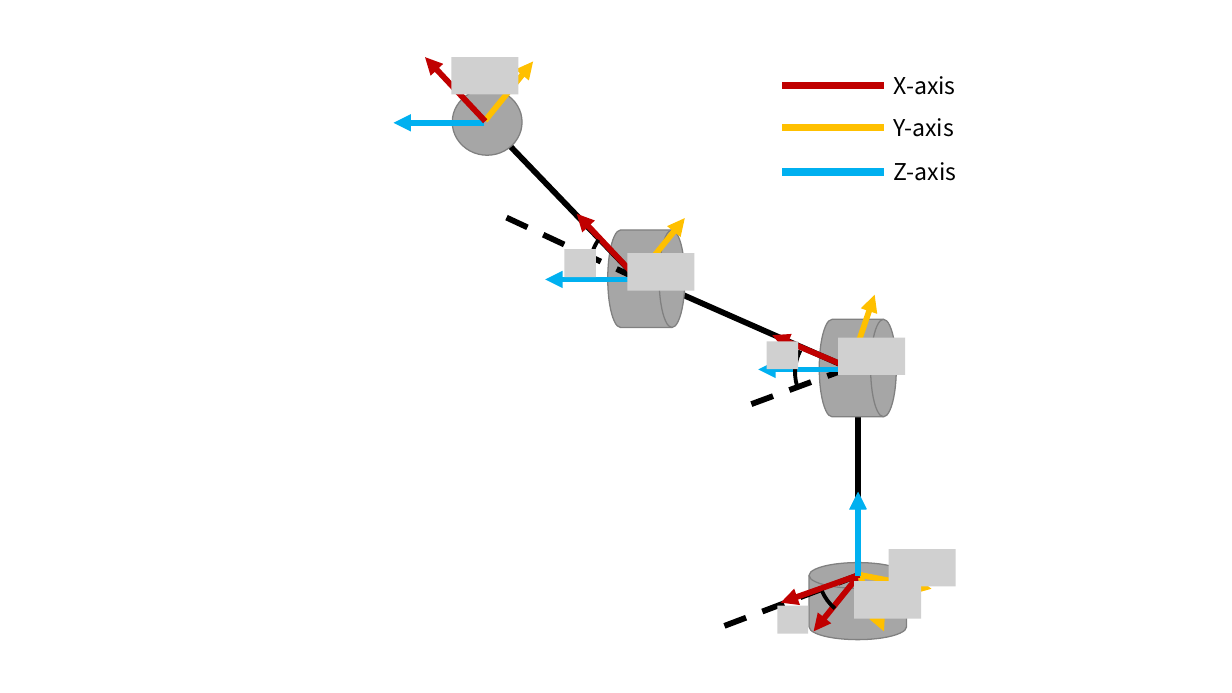
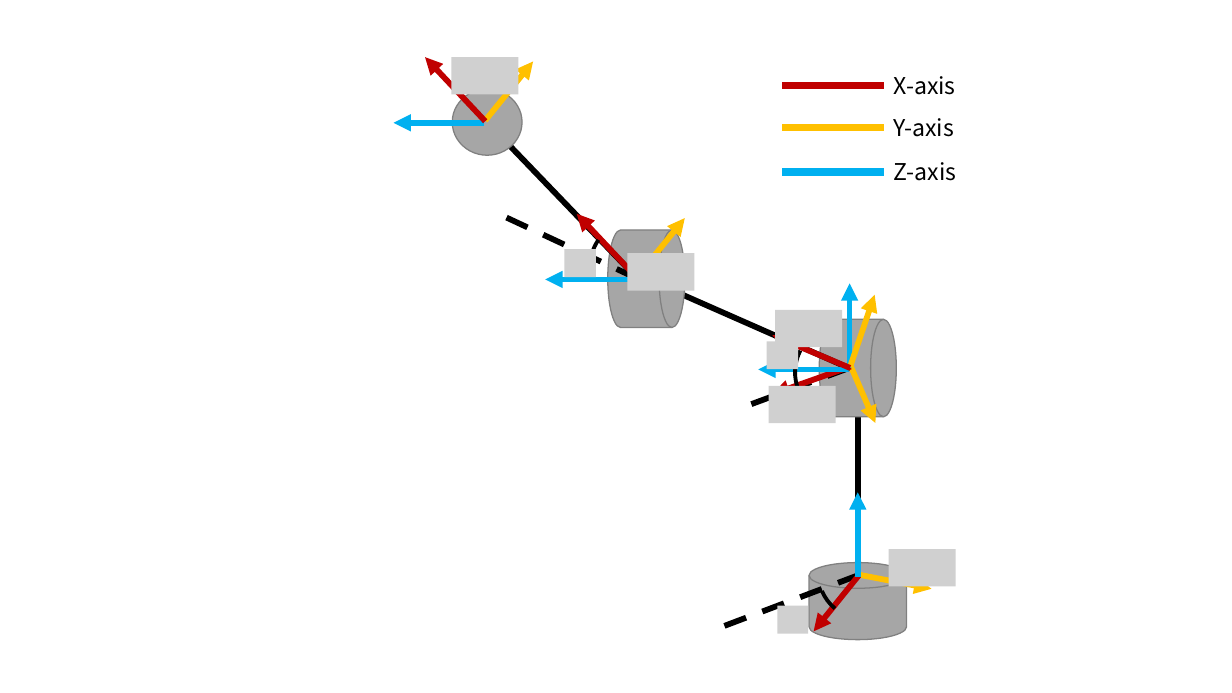
Before and after one commit to DGIRobo/DGIST-MECH401-RobotDynamics, a slide deck: slide 6 of Part2_ForwardKinematics/Manipulator Coordinate Setting.pptx. Drawn at 1232x693 pixels with LibreOffice and Linux fonts; fonts in the diff are those of the drawing; grey boxes stand for pictures. Boxes give left, top, right and bottom in pixels: in the first picture for what was removed or moved away, otherwise in the second. Text is boxed around its words. In the diff, an @@ line names an element or a change of style, - is before the commit and + after.

```diff
--- a/Part2_ForwardKinematics/Manipulator Coordinate Setting.pptx
+++ b/Part2_ForwardKinematics/Manipulator Coordinate Setting.pptx
@@ picture added at box(775, 310, 842, 347) @@
@@ picture removed at box(838, 337, 905, 374) @@
@@ picture added at box(769, 386, 836, 423) @@
@@ 3 arrows: place and size @@
-3 arrows at box(781, 492, 884, 631)
+3 arrows at box(773, 284, 875, 423)
@@ picture removed at box(855, 581, 921, 618) @@
```
Also in this commit, not shown: 1 other slide changed, 44 other files.
